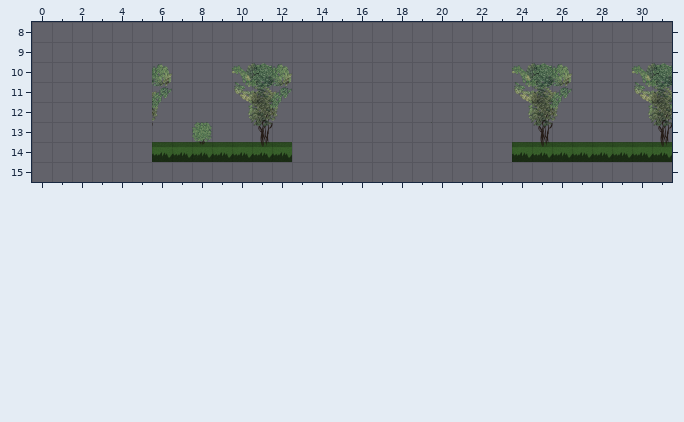
Level history. Tiled map: game/8.tmx. That is the earlier state.
Cells are 128x128 px. Shown: x 0..31, y 8..15. The old version is drawn lined up with the new one.
Once edited:
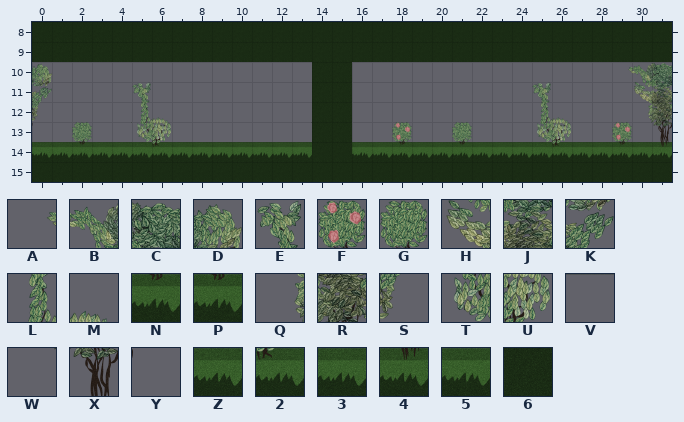
Key: from "default": A 0, B 1, C 2, D 3, E 4, F 6, G 7, H 10, J 11, K 12, L 13, M 14, N 15, P 16, Q 19, R 20, S 21, T 22, U 23, V 24, W 28, X 29, Y 30, Z 31, 2 32, 3 37, 4 38, 5 39, 6 40.
_ is an empty cell, . an unchanged one.
What changed:
map size 26x16 -> 32x16 cells (old content now starts at 6,0; both pictures use the new coordinates)
--- layer "Tile Layer 1"
@@ x 0..31 @@
- 8 ________________________________
- 9 ________________________________
-10 _.....D...BCD.__........BCD.._..
-11 _...._K...HJK.__........HJK.....
-12 _...._S...QRS.__........QRS.....
-13 .._.._Y.G..X..__.._..W...XY..V..
-14 ______5.P..4.___________.45..3..
-15 ________________________________
+ 8 66666666666666666666666666666666
+ 9 66666666666666666666666666666666
+10 D....._...___.66........___..A..
+11 K....E_...___.66........_E_.....
+12 S....LM...___.66........_LM.....
+13 ..G..TU._.._..66..F..G...TU..F..
+14 53P33Z2.3..3.36633N33P33.Z2..N..
+15 66666666666666666666666666666666
Changed places in both pictures, as pixel boxes (x1, y1, x2, y2):
changed: (32, 22, 672, 182)
